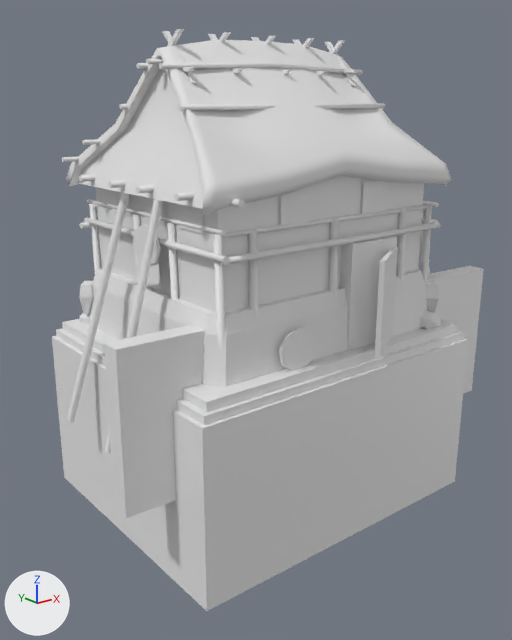
An edit to the COLLADA model art/meshes/structural/zapo_house_c.dae, drawn before and after from the same camera.
The view is the same before and after, from a 50 mm lens placed at (-16.4, -18.6, 8.5), pointed at (0.0, 1.8, 0.3). The lights are fixed; the arrows at lower left show +X, +Y and +Z. Where no turn or scale is listed for an object, it has been applied to the vertices. Vertices at the same position are counted once.
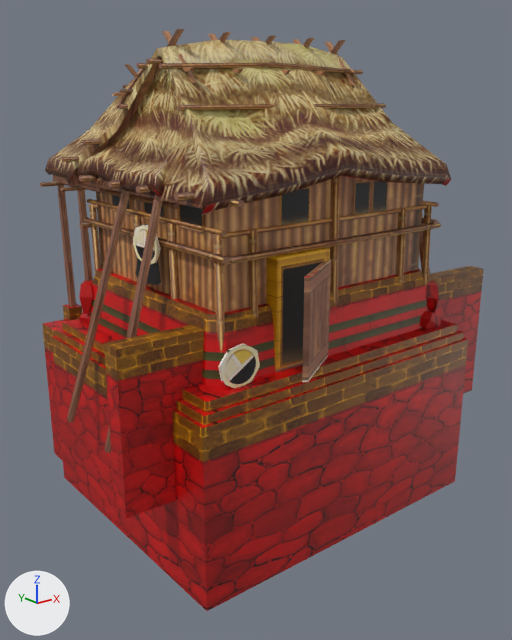
What differs and where, as boxes [x1, y1, x2, y2] in the pictures (512 x 640 px; the box of a moved part takes in the faces that stretch with it):
'Cube_004', reshaped: before [52, 29, 484, 611]; after [40, 29, 484, 611]
part 1 of me_cube_009, added (brown): after [45, 77, 168, 197]
part 2 of me_cube_009, added (brown): after [77, 190, 93, 281]
part 3 of me_cube_009, added (brown): after [57, 185, 76, 307]
part 4 of me_cube_009, added: after [63, 304, 82, 321]
part 5 of me_cube_009, added: after [112, 92, 126, 96]
part 6 of me_cube_009, added: after [124, 64, 138, 77]
part 7 of me_cube_009, added: after [115, 69, 145, 108]
part 8 of me_cube_009, added: after [119, 89, 134, 94]
part 9 of me_cube_009, added: after [53, 181, 179, 209]
part 10 of me_cube_009, added: after [40, 181, 64, 187]
part 11 of me_cube_009, added: after [61, 186, 86, 192]
part 12 of me_cube_009, moved or reshaped: before [279, 181, 398, 370]; after [218, 177, 388, 388]
part 13 of me_cube_009, built on: after [53, 175, 107, 191]
part 14 of me_cube_009, added (red): after [42, 319, 69, 461]
part 15 of me_cube_009, surface changed (grey to red): [79, 281, 441, 387] in both
part 16 of me_cube_009, recoloured: [52, 29, 484, 611] in both

Edits to the bpy script that builds the scene:
```text
Add mat_material:
    mat_material = principled_material('Material')
    mat_material.texture = img_zapo_struct_png
Change me_cube_009:
    remove me_cube_009.from_pydata(...)  # 1270 vertices, 2004 faces; spans x -7.9..8.3, y -3.9..6.7, z -6.5..10.5
    add me_cube_009.from_pydata(...)  # 1772 vertices, 2754 faces; spans x -7.9..8.3, y -3.9..8.7, z -6.5..10.5
    me_cube_009 part 1: the loose piece of 94 vertices spanning x -5.4..5.3, y -2.8..6.0, z 5.4..10.3 is copied, and the copy is turned 90 degrees about the z axis through its middle and scaled by 0.78, then moved by (-1.7, 2.6, -0.4), in mat_material (picture img_zapo_struct_png); it spans x -5.2..1.7, y 0.0..8.4, z 5.6..9.4
    me_cube_009 part 2: the loose piece of 24 vertices spanning x -7.3..-4.7, y 2.3..3.4, z -2.4..6.0 is copied, and the copy is multiplied about its middle by the matrix ((0.957, 0.0, -0.291), (0.027, 0.996, 0.09), (0.29, -0.094, 0.952)), then moved by (1.2, 3.3, 0.0), in mat_material (picture img_zapo_struct_png); it spans x -5.0..-4.6, y 6.0..6.3, z -2.6..6.2
    me_cube_009 part 3: the loose piece of 24 vertices spanning x -7.3..-4.7, y 2.3..3.4, z -2.4..6.0 is copied, and the copy is multiplied about its middle by the matrix ((0.957, 0.0, -0.291), (0.027, 0.996, 0.09), (0.29, -0.094, 0.952)), then moved by (1.2, 5.1, 0.0), in mat_material (picture img_zapo_struct_png); it spans x -5.0..-4.6, y 7.7..8.0, z -2.6..6.2
    me_cube_009 part 4: the loose piece of 8 vertices spanning x -5.9..5.8, y -3.3..6.4, z -5.6..0.2 is copied, and the copy is scaled about its middle by (0.0469, 0.0619, 1.11), then moved by (-4.7, 6.3, -0.2), in mat_material (picture img_zapo_struct_png); it spans x -5.0..-4.5, y 7.6..8.2, z -6.1..0.3
    me_cube_009 part 5: the loose piece of 8 vertices spanning x -1.9..-1.7, y 0.3..2.8, z 9.2..9.5 is copied, and the copy is turned 90.7 degrees about the z axis through its middle, then moved by (0.0, 5.2, -0.8), in mat_material (picture img_zapo_struct_png); it spans x -3.0..-0.5, y 6.7..6.8, z 8.4..8.7
    me_cube_009 part 6: the loose piece of 8 vertices spanning x -2.1..-1.6, y 1.1..2.8, z 8.9..10.5 is copied, and the copy is turned -101.8 degrees about the z axis through its middle, then moved by (0.4, 5.0, -0.8), in mat_material (picture img_zapo_struct_png); it spans x -2.3..-0.6, y 6.8..7.0, z 8.1..9.7
    me_cube_009 part 7: the loose piece of 8 vertices spanning x -2.1..-1.6, y 1.1..2.8, z 8.9..10.5 is copied, and the copy is turned 90.7 degrees about the z axis through its middle, then moved by (-0.3, 4.8, -0.8), in mat_material (picture img_zapo_struct_png); it spans x -3.0..-1.3, y 6.5..7.0, z 8.1..9.7
    me_cube_009 part 8: a new loose piece, an 8-sided cylinder along y spanning x -2.46..-2.26, y 0.58..7.16, z 8.61..8.77, in mat_material (picture img_zapo_struct_png)
    me_cube_009 part 9: a new loose piece, an 8-sided cylinder along y spanning x -4.82..-4.61, y -0.21..8.69, z 5.23..5.39, in mat_material (picture img_zapo_struct_png)
    me_cube_009 part 10: a new loose piece, an 8-sided cylinder along x spanning x -5.68..1.6, y 7.67..7.87, z 5.23..5.39, in mat_material (picture img_zapo_struct_png)
    me_cube_009 part 11: a new loose piece, an 8-sided cylinder along x spanning x -5.68..1.6, y 5.8..6.0, z 5.23..5.39, in mat_material (picture img_zapo_struct_png)
    me_cube_009 part 12: 42 vertices moved from x -2.8..2.7, y -3.9..-2.2, z 0.2..5.8 to x -5.1..1.7, y -3.9..-2.2, z 0.2..6.3; 4 vertices added at x 0.9..1.6, y -2.3, z 4.7..5.8
    me_cube_009 part 13: 4 vertices moved from x -2.4..-1.1, y 5.5, z 4.7..5.8 to x -1.6..-0.7, y 5.5, z 4.1..5.7; 12 vertices added at x -5.0..1.3, y 4.2..8.1, z 4.1..5.7
    me_cube_009 part 14: 8 vertices added at x -6.1..2.1, y 3.3..7.9, z -6.0..-0.2
    me_cube_009 part 15: 134 kept faces spanning x -5.5..5.4, y -3.1..6.3, z -2.8..2.3 get new texture (UV) coordinates
    me_cube_009 part 16: 1882 faces spanning x -7.9..8.3, y -3.9..6.7, z -6.5..10.5 switch from no material to mat_material (picture img_zapo_struct_png)
```
